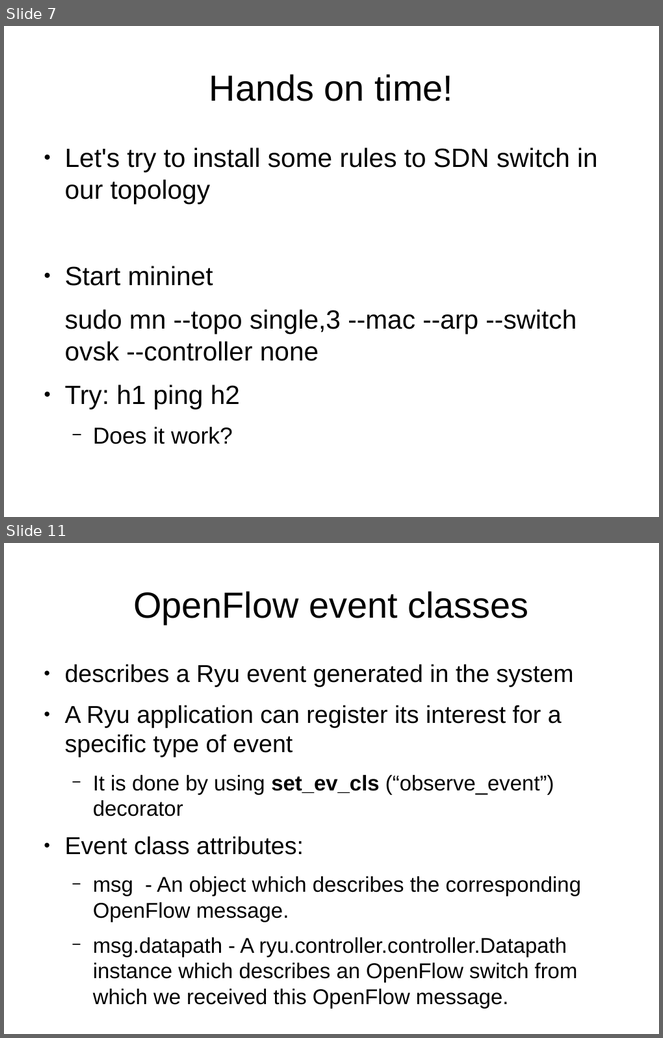
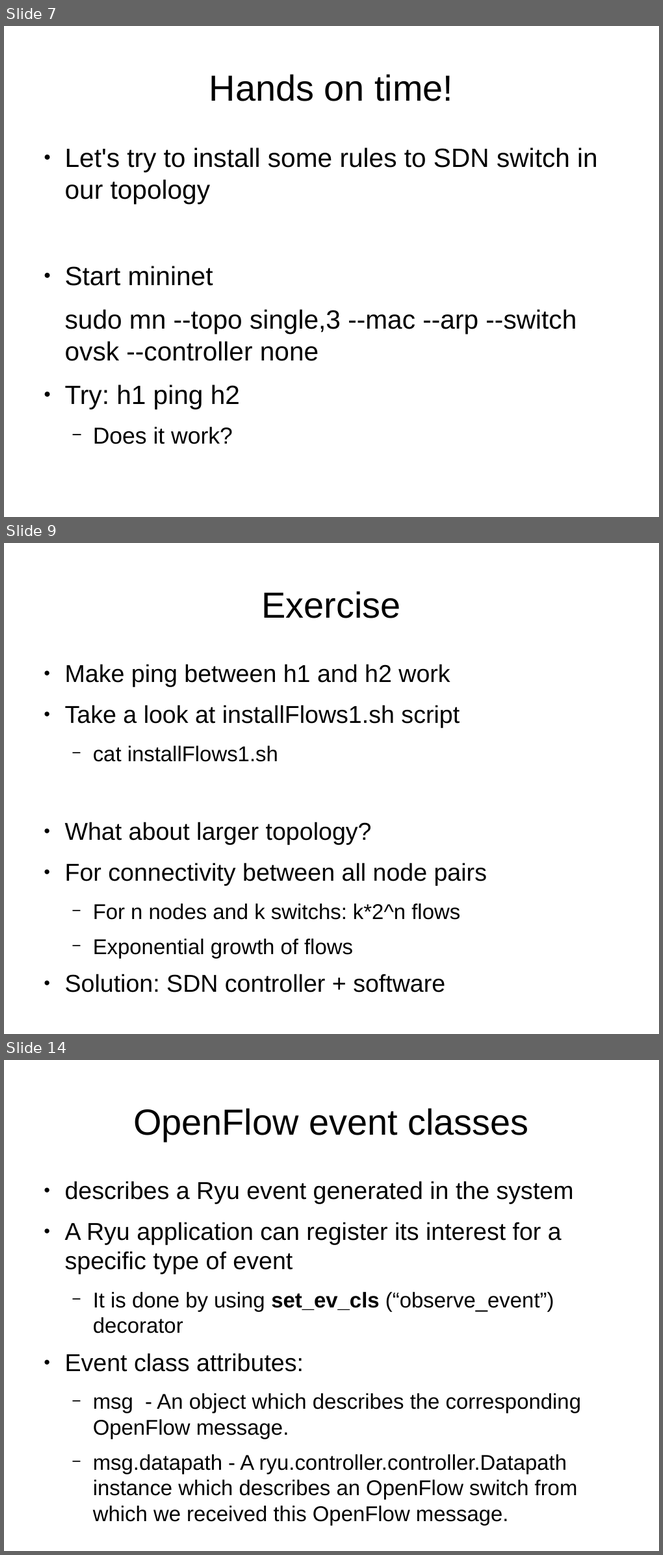
Before and after one commit to michalg9/sdnws, a slide deck: presentation.odp. Shown one above the other, each under a label of ours: slides 7 and 11 before the commit, slides 7, 9 and 14 after it; the slides between them are not shown. The pictures are 663x1038 and 663x1555 pixels, drawn with LibreOffice and Linux fonts; fonts in the diff are those of the drawing. Boxes give left, top, right and bottom in pixels: in the first picture for what was removed or moved away, otherwise in the second. Text is boxed around its words. In the diff, an @@ line names an element or a change of style, - is before the commit and + after.

```diff
--- a/presentation.odp
+++ b/presentation.odp
@@ slide 9 added at bbox=[4, 543, 659, 1034], background #FFFFFF @@
@@ title added at bbox=[262, 591, 401, 618], 44 pt, text #000000 @@
+Exercise
@@ text added at bbox=[65, 664, 487, 993], 29.6 pt, text #000000 @@
+● Make ping between h1 and h2 work
+● Take a look at installFlows1.sh script
+  − cat installFlows1.sh
+● What about larger topology?
+● For connectivity between all node pairs
+  − For n nodes and k switchs: k*2^n flows
+  − Exponential growth of flows
+● Solution: SDN controller + software
@@ what was slide 11 is now slide 14 @@
```
Also in this commit, not shown: 1 slide changed, 4 other slides added, 2 slides removed, 6 other files.
